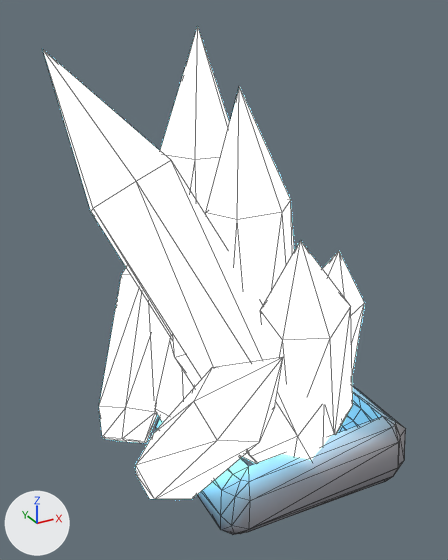
What one commit did to the glTF model game/voxario/Eryndor/Assets/Models/nature/aetherium_big.glb.
Before and after are seen from a camera (50 mm lens) standing at (-3.41, -4.86, 4.53) and looking at (-0.54, 0.37, 1.91). Lighting does not change. The marker at lower left points along +X, +Y and +Z. The first picture is the older version. Mesh edges are drawn as thin lines.

In view in the first picture: 'Crystals'.
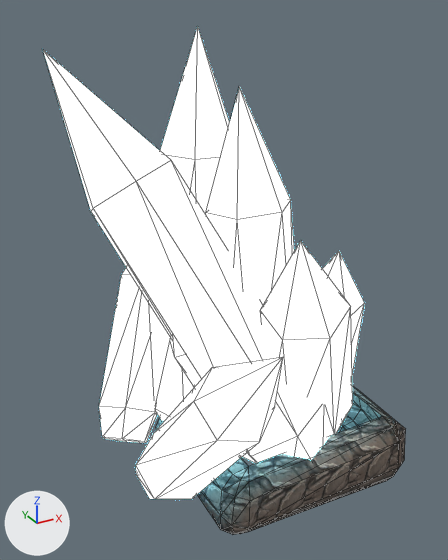
Where the change shows, as pixel boxes (x1, y1, x2, y2) in the pictures (448 x 560 px; the box of a moved part takes in the faces that stretch with it):
'Crystals', surface changed, reshaped (darker)
    both: (43, 26, 406, 534)
part 1 of me_crystals, moved or reshaped (mostly hidden)
    both: (222, 416, 392, 534)
part 2 of me_crystals, recoloured (darker)
    both: (156, 387, 406, 534)

What changed in the scene script:
```text
Add img_image_0:
    img_image_0 = load_image('Image_0', '_unpacked/Image_0', 512, 512, 'sRGB')
Change mat_stone:
    add n3 = _N.new('ShaderNodeMix'); n3.name = 'Mix'
    add n3.data_type = 'RGBA'
    add n3.blend_type = 'MULTIPLY'
    add n3.inputs[0].default_value = 1.0  # 'Factor'
    add n4 = _N.new('ShaderNodeTexImage'); n4.name = 'Image Texture'
    add n4.image = img_image_0
    where n2 = _N.new('ShaderNodeVertexColor'); n2.name = 'Color Attribute'
    where n0 = _N.new('ShaderNodeBsdfPrincipled'); n0.name = 'Principled BSDF'
    remove _L.new(n2.outputs[0], n0.inputs[0])  # 'Color' to 'Base Color'
    add _L.new(n3.outputs[2], n0.inputs[0])  # 'Result' to 'Base Color'
    add _L.new(n2.outputs[0], n3.inputs[7])  # 'Color' to 'B'
    add _L.new(n4.outputs[0], n3.inputs[6])  # 'Color' to 'A'
Change me_crystals:
    where me_crystals.from_pydata(...)  # 309 vertices, 522 faces; spans x -1.89..1.29, y -1.79..2.3, z -0.44..4.35
    used by ob_crystals; location = (0.0, 0.0, 0.0)
    me_crystals part 1: 21 of 309 vertices moved; they spanned x -1.04..1.02, y -0.9..0.87, z -0.44..-0.25 and now span x -1.04..1.02, y -0.9..0.87, z -0.44..-0.25; mean shift (0.0, 0.0, 0.0); largest move (0.86, -0.9, -0.38) -> (-1.01, 0.81, -0.36)
    me_crystals part 2: 97 kept faces spanning x -1.18..1.23, y -1.05..1.08, z -0.33..0.41 get new vertex colours; the middle colour goes from grey #afadb2 to white #f8f8f9
```
